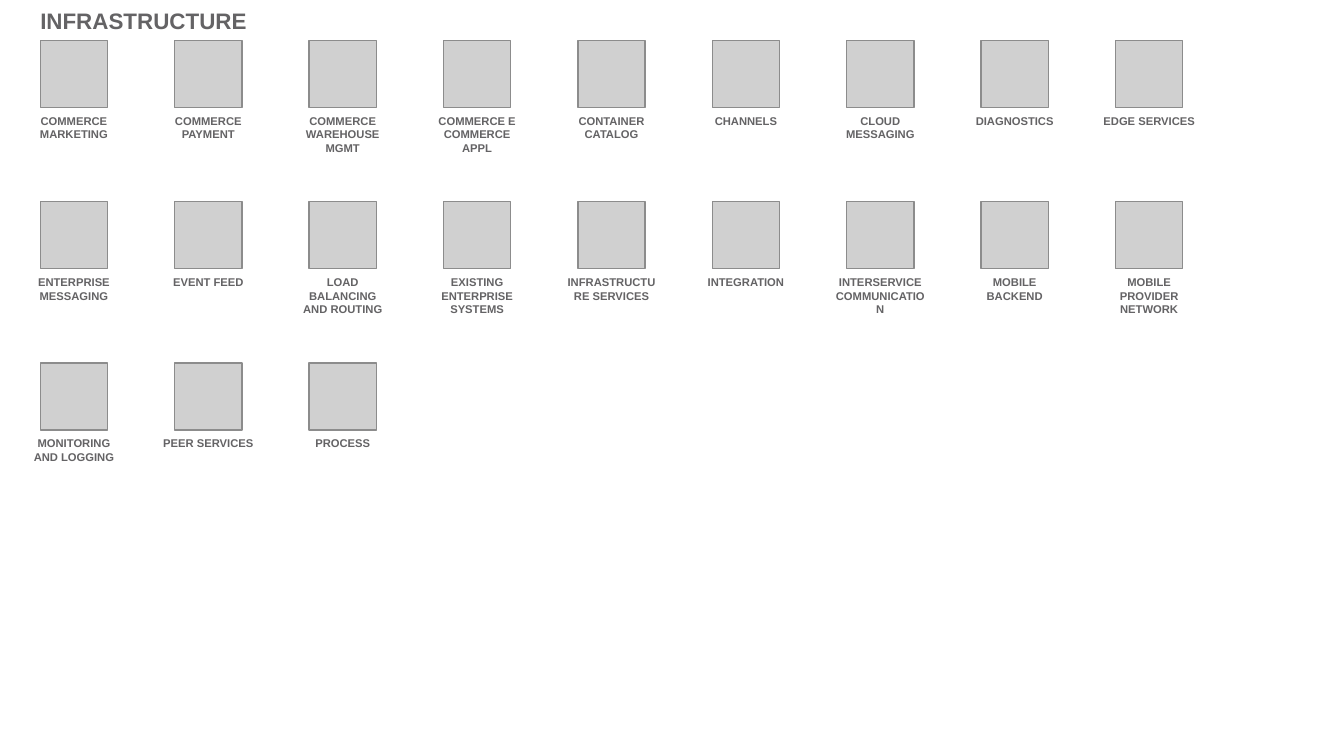
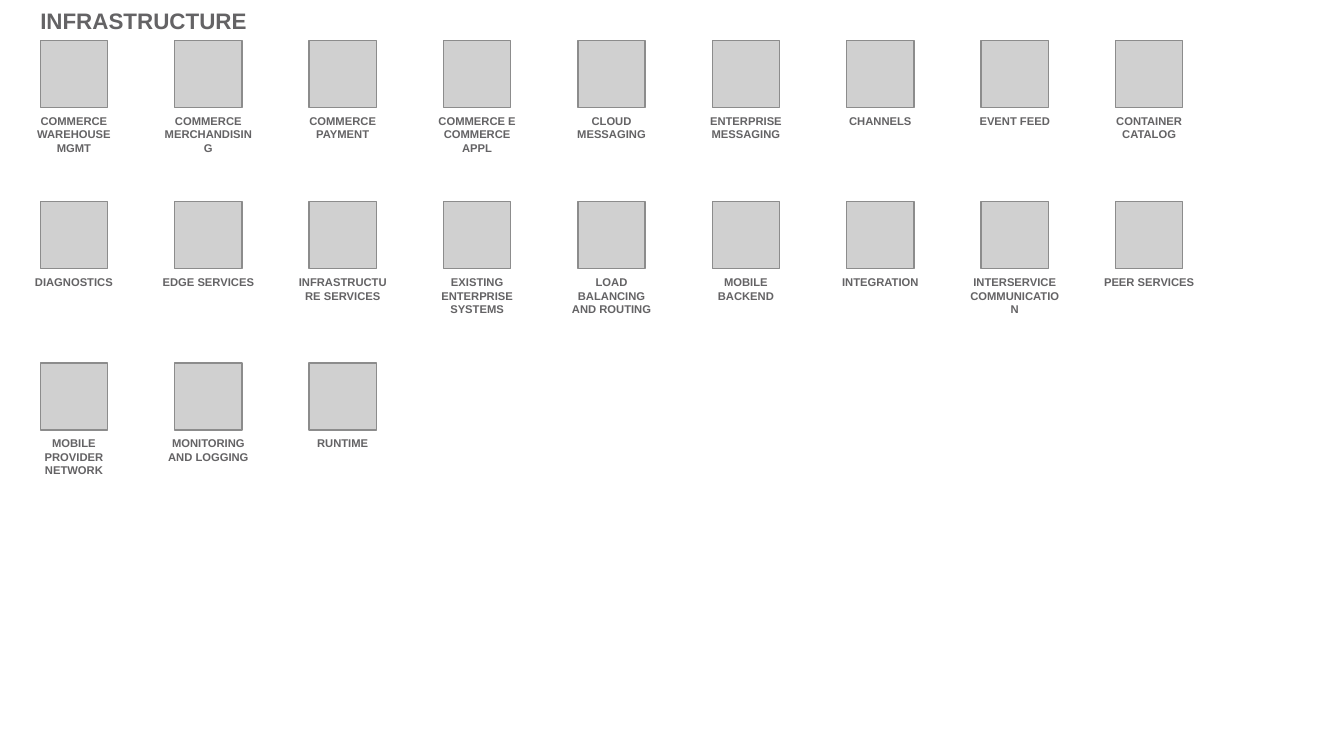
Before and after one commit to l2fprod/myarchitecture, a slide deck: slide 18 of mycatalog-architecture-diagram-template.pptx (slide 17 before the commit). Drawn at 1344x756 pixels with LibreOffice and Linux fonts; fonts in the diff are those of the drawing; grey boxes stand for pictures. Boxes give left, top, right and bottom in pixels: in the first picture for what was removed or moved away, otherwise in the second. Text is boxed around its words. In the diff, an @@ line names an element or a change of style, - is before the commit and + after.

Commit message:
new deck

```diff
--- a/mycatalog-architecture-diagram-template.pptx
+++ b/mycatalog-architecture-diagram-template.pptx
@@ text at <box>37,117,110,152</box>: text changed @@
-COMMERCE MARKETING
+COMMERCE WAREHOUSE MGMT
@@ text at <box>175,117,242,125</box>: text changed @@
-COMMERCE PAYMENT
+COMMERCE MERCHANDISING
@@ text at <box>309,117,376,138</box>: text changed @@
-COMMERCE WAREHOUSE MGMT
+COMMERCE PAYMENT
@@ text at <box>577,117,646,138</box>: text changed @@
-CONTAINER CATALOG
+CLOUD MESSAGING
@@ text at <box>710,117,782,138</box>: text changed @@
-CLOUD MESSAGING
+ENTERPRISE MESSAGING
@@ text at <box>980,117,1050,125</box>: text changed @@
-DIAGNOSTICS
+EVENT FEED
@@ text at <box>1116,117,1182,138</box>: text changed @@
-EDGE SERVICES
+CONTAINER CATALOG
@@ text at <box>35,278,113,286</box>: text changed @@
-ENTERPRISE MESSAGING
+DIAGNOSTICS
@@ text at <box>163,278,255,286</box>: text changed @@
-EVENT FEED
+EDGE SERVICES
@@ text at <box>324,292,381,300</box>: text changed @@
-LOAD BALANCING AND ROUTING
+INFRASTRUCTURE SERVICES
@@ text at <box>572,278,651,313</box>: text changed @@
-INFRASTRUCTURE SERVICES
+LOAD BALANCING AND ROUTING
@@ text "MOBILE BACKEND": place and size @@
-text "MOBILE BACKEND" at <box>987,278,1043,300</box>
+text "MOBILE BACKEND" at <box>718,278,774,300</box>
@@ text at <box>1104,278,1194,286</box>: text changed @@
-MOBILE PROVIDER NETWORK
+PEER SERVICES
@@ text added at <box>45,439,104,474</box>, 6 pt, text #646365, bold @@
+MOBILE PROVIDER NETWORK
@@ 4 texts: place and size @@
-4 texts at <box>34,117,922,461</box>
+4 texts at <box>168,117,1056,461</box>
@@ text removed at <box>163,439,253,447</box> @@
-PEER SERVICES
@@ text at <box>317,439,368,447</box>: text changed @@
-PROCESS
+RUNTIME
```
Also in this commit, not shown: 16 other slides changed, 2 slides added, 1 slide removed.
